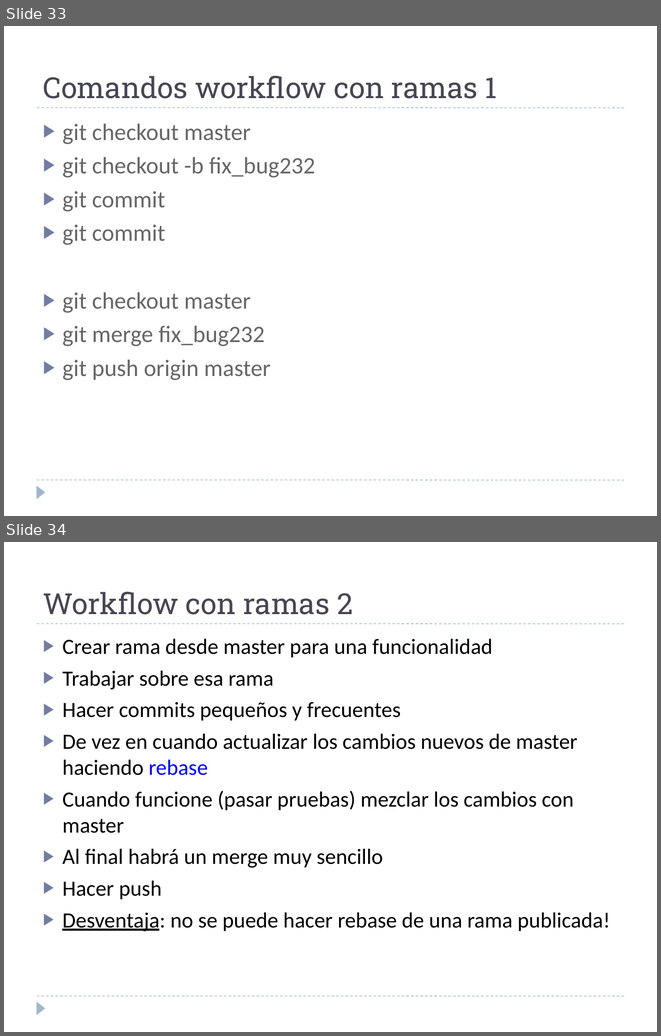
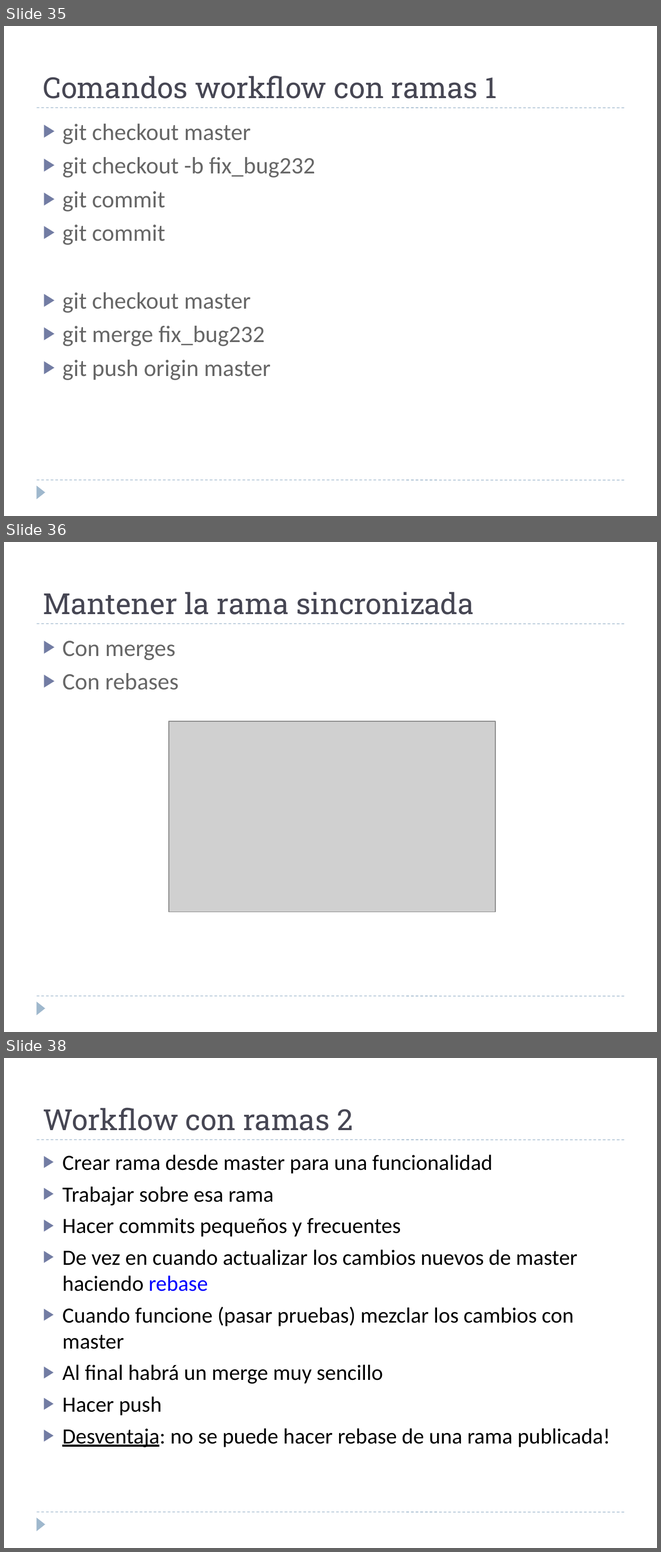
Before and after one commit to martina-if/curso_git, a slide deck: GIT.ppt. Shown one above the other, each under a label of ours: slides 33 and 34 before the commit, slides 35, 36 and 38 after it; the slides between them are not shown. The pictures are 661x1036 and 661x1552 pixels, drawn with LibreOffice and Linux fonts; fonts in the diff are those of the drawing; grey boxes stand for pictures. Boxes give left, top, right and bottom in pixels: in the first picture for what was removed or moved away, otherwise in the second. Text is boxed around its words. In the diff, an @@ line names an element or a change of style, - is before the commit and + after.

Commit message:
meto dibujos merge, rebase, etc

```diff
--- a/GIT.ppt
+++ b/GIT.ppt
@@ slide 36 added at <box>4,542,657,1032</box>, background #FFFFFF; not listed: 3 template elements that a slide beside it also shows @@
@@ text added at <box>43,592,474,615</box>, 32 pt, text #464653 @@
+Mantener la rama sincronizada
@@ text added at <box>62,641,179,690</box>, 26 pt, text #666666 @@
+▶ Con merges
+▶ Con rebases
@@ picture added at <box>168,721,495,911</box> @@
@@ what was slide 33 is now slide 35 @@
@@ what was slide 34 is now slide 38 @@
```
Also in this commit, not shown: 5 slides changed, 8 other slides added.
